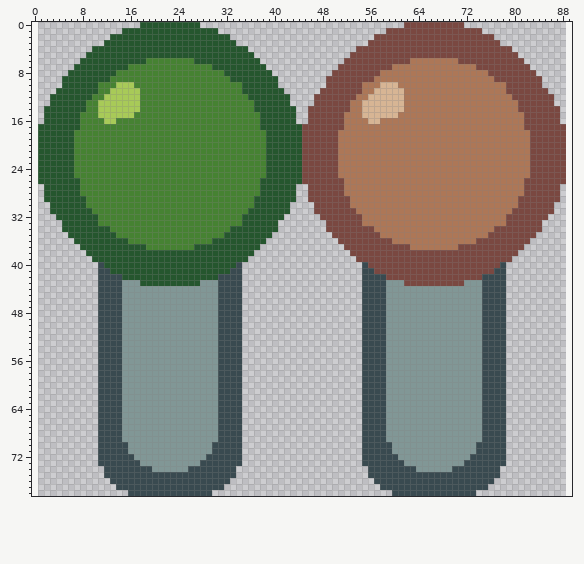
Pixel-art file, stored at resources/gfx/joystick.aseprite. That is the earlier state.
88x79 pixels, 1 frame. The old version is drawn lined up with the new one, on the new canvas.
The same view after the edit:
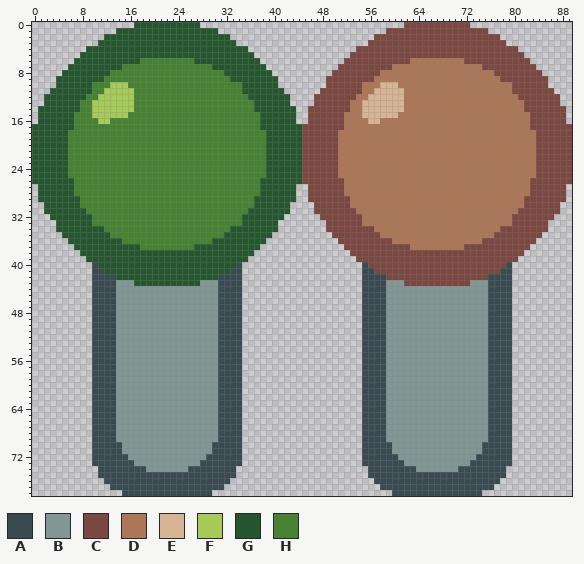
Palette (. is transparent): A #394a50  B #819796  C #7a4841  D #ad7757  E #d7b594  F #a8ca58  G #25562e  H #468232
Log entry: [bob] joystick rotation.
Diff:
canvas 88x79 -> 90x79, the old top-left corner now at 1,0
Changed rows in their new state; - is an unchanged pixel.
first column x 0:
 0 -----------------G------------------------------------------------------C-----------------
 1 --------------G------------------------------------------------------------C--------------
 2 ------------G----------------------------------------------------------------C------------
 3 -----------G------------------------------------------------------------------C-----------
 4 ---------G----------------------------------------------------------------------C---------
 5 --------G------------------------------------------------------------------------C--------
 6 -------G----------H----------------------------------------------------D----------C-------
 7 ------G--------H----------------------------------------------------------D--------C------
 8 -----G-------H--------------------------------------------------------------D-------C-----
 9 ----G-------H----------------------------------------------------------------D-------C----
10 ----G-----H--F--H--------------------------------------------------------------D-----C----
11 ---G------H-F----H-------------------------------------------------------------D------C---
12 --G------H-F-----H--------------------------------------------------------------D------C--
13 --G-----H-F------H---------------------------------------------------------------D-----C--
14 -G------H-F------H---------------------------------------------------------------D------C-
15 -G-----H--F-----H-----------------------------------------------------------------D-----C-
16 -G-----H---F-H--------------------------------------------------------------------D-----C-
17 G------H--------------------------------------------------------------------------D------C
18 G-----H----------------------------------------------------------------------------D-----C
19 G-----H----------------------------------------------------------------------------D-----C
20 G-----H----------------------------------------------------------------------------D-----C
21 G-----H----------------------------------------------------------------------------D-----C
22 G-----H----------------------------------------------------------------------------D-----C
23 G-----H----------------------------------------------------------------------------D-----C
24 G-----H----------------------------------------------------------------------------D-----C
25 G-----H----------------------------------------------------------------------------D-----C
26 G------H--------------------------------------------------------------------------D------C
27 -G-----H--------------------------------------------------------------------------D-----C-
28 -G-----H--------------------------------------------------------------------------D-----C-
29 -G------H------------------------------------------------------------------------D------C-
30 --G-----H------------------------------------------------------------------------D-----C--
31 --G------H----------------------------------------------------------------------D------C--
32 ---G------H--------------------------------------------------------------------D------C---
33 ----G-----H--------------------------------------------------------------------D-----C----
34 ----G-------H----------------------------------------------------------------D-------C----
35 -----G-------H--------------------------------------------------------------D-------C-----
36 ------G--------H----------------------------------------------------------D--------C------
37 -------G----------H----------------------------------------------------D----------C-------
38 --------G------------------------------------------------------------------------C--------
39 ---------G----------------------------------------------------------------------C---------
40 ----------AG------------------------------------------------------------------CA----------
41 ----------A-G----------------------------------------------------------------C-A----------
42 ----------A---G------------------------------------------------------------C---A----------
43 ----------A---B--G------------------------------------------------------C--B---A----------
44 ----------A---B------------------------------------------------------------B---A----------
45 ----------A---B------------------------------------------------------------B---A----------
46 ----------A---B------------------------------------------------------------B---A----------
47 ----------A---B------------------------------------------------------------B---A----------
48 ----------A---B------------------------------------------------------------B---A----------
49 ----------A---B------------------------------------------------------------B---A----------
50 ----------A---B------------------------------------------------------------B---A----------
51 ----------A---B------------------------------------------------------------B---A----------
52 ----------A---B------------------------------------------------------------B---A----------
53 ----------A---B------------------------------------------------------------B---A----------
54 ----------A---B------------------------------------------------------------B---A----------
55 ----------A---B------------------------------------------------------------B---A----------
56 ----------A---B------------------------------------------------------------B---A----------
57 ----------A---B------------------------------------------------------------B---A----------
58 ----------A---B------------------------------------------------------------B---A----------
59 ----------A---B------------------------------------------------------------B---A----------
60 ----------A---B------------------------------------------------------------B---A----------
61 ----------A---B------------------------------------------------------------B---A----------
62 ----------A---B------------------------------------------------------------B---A----------
63 ----------A---B------------------------------------------------------------B---A----------
64 ----------A---B------------------------------------------------------------B---A----------
65 ----------A---B------------------------------------------------------------B---A----------
66 ----------A---B------------------------------------------------------------B---A----------
67 ----------A---B------------------------------------------------------------B---A----------
68 ----------A---B------------------------------------------------------------B---A----------
69 ----------A---B------------------------------------------------------------B---A----------
70 ----------A----B----------------------------------------------------------B----A----------
71 ----------A----B----------------------------------------------------------B----A----------
72 ----------A-----B--------------------------------------------------------B-----A----------
73 ----------A------B------------------------------------------------------B------A----------
74 -----------A-------B--------------------------------------------------B-------A-----------
75 -----------A------------------------------------------------------------------A-----------
76 ------------A----------------------------------------------------------------A------------
77 -------------A--------------------------------------------------------------A-------------
78 ---------------A----------------------------------------------------------A---------------
Where, in picture pixels (left, top, right, bottom), the same in both pictures:
changed: (32, 22, 152, 496)
changed: (452, 22, 572, 496)
